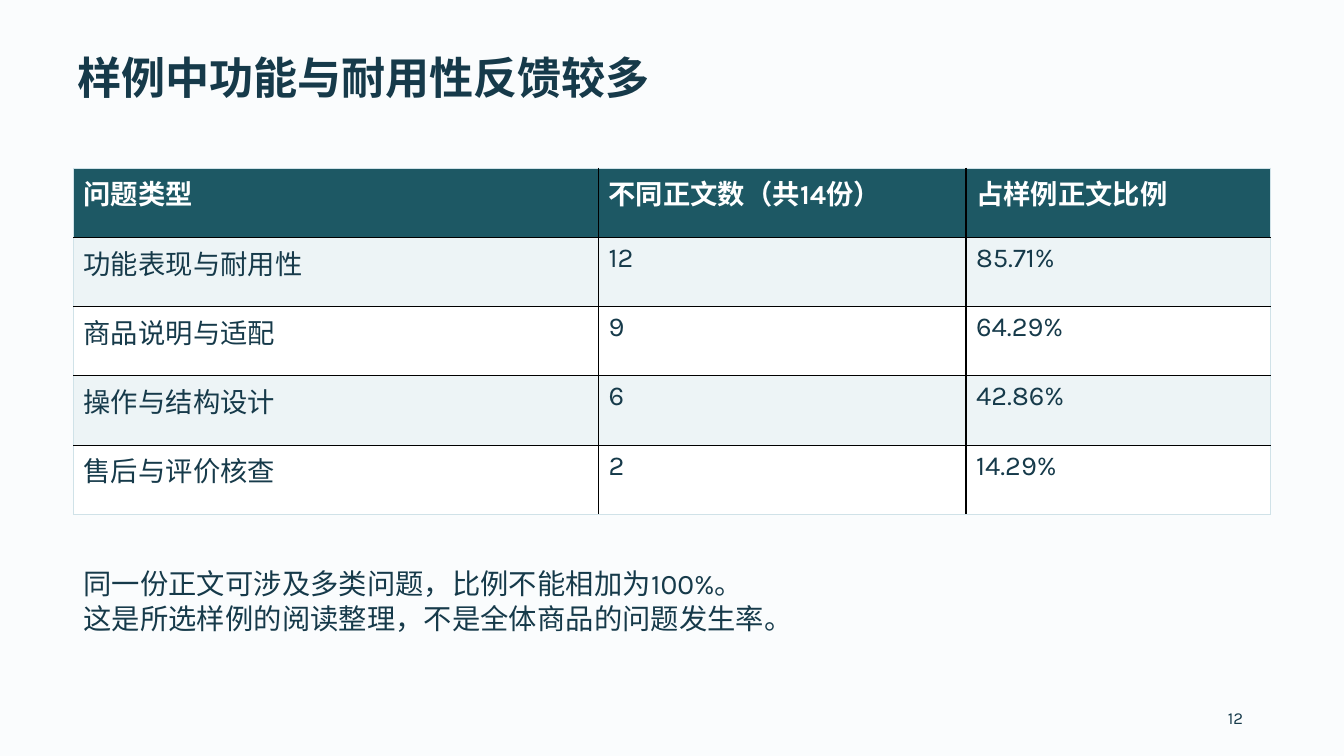
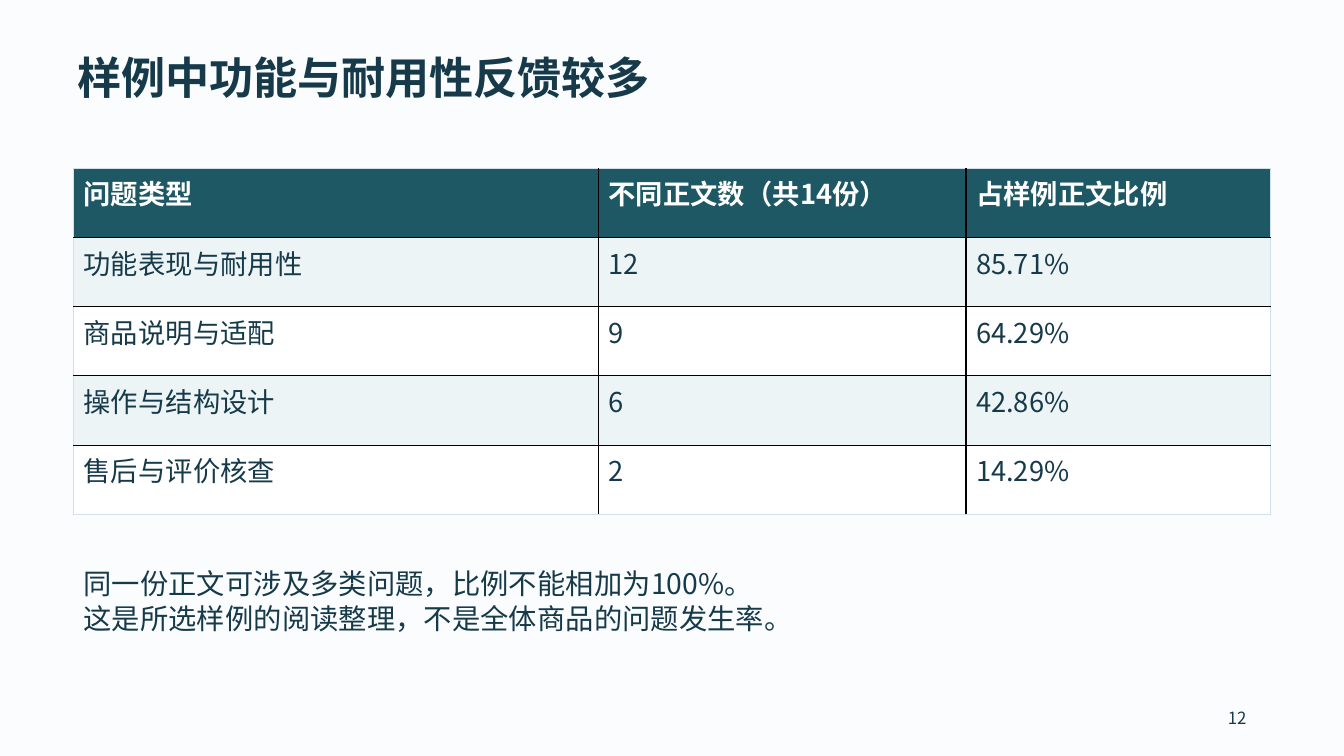
Before and after one commit to Zeya0825/amazon-data-analysis, a slide deck: slide 12 of docs/胡泽雅_Amazon项目总结.pptx. Drawn at 1344x756 pixels with LibreOffice and Linux fonts; fonts in the diff are those of the drawing. Boxes give left, top, right and bottom in pixels: in the first picture for what was removed or moved away, otherwise in the second. Text is boxed around its words. In the diff, an @@ line names an element or a change of style, - is before the commit and + after.

```diff
--- a/docs/胡泽雅_Amazon项目总结.pptx
+++ b/docs/胡泽雅_Amazon项目总结.pptx
@@ table at <box>74,168,1271,515</box> @@
@@ font Karla to Noto Sans CJK SC @@
@@ text "同一份正文可涉及多类问题，比例不能相加为100%。" at <box>83,570,792,632</box>: font Karla to Noto Sans CJK SC @@
@@ text "12" at <box>1228,711,1247,724</box>: font Karla to Noto Sans CJK SC @@
```
Also in this commit, not shown: 4 other slides changed, 1 other file.
